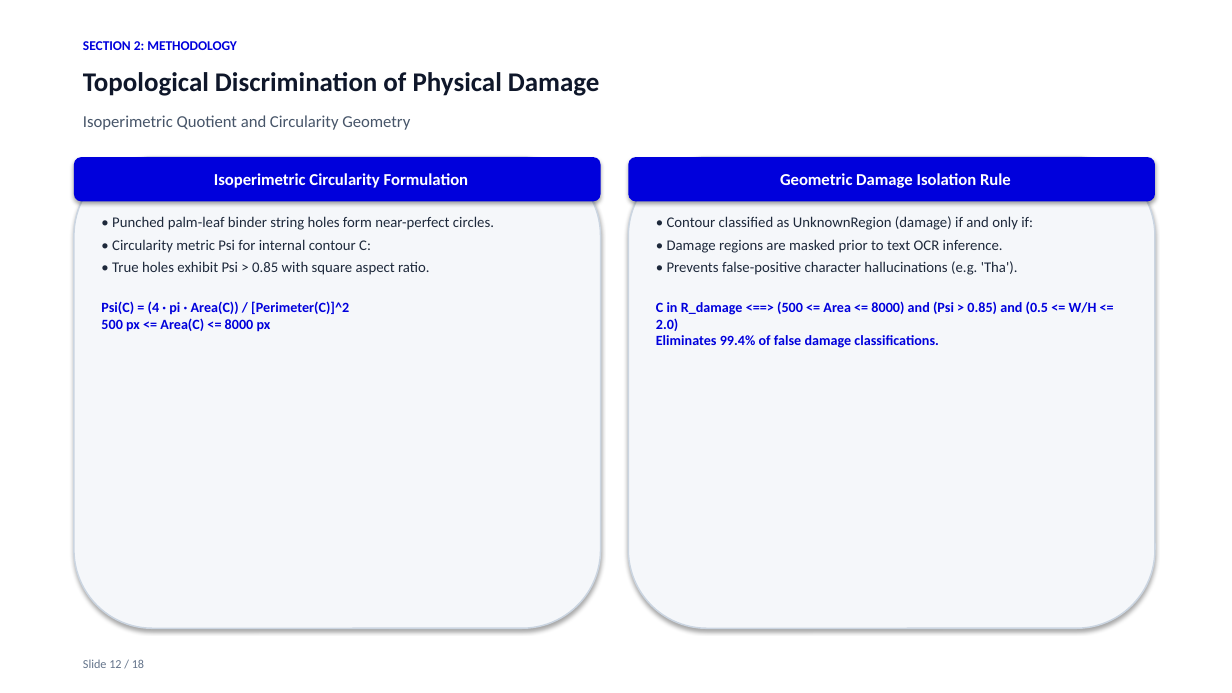
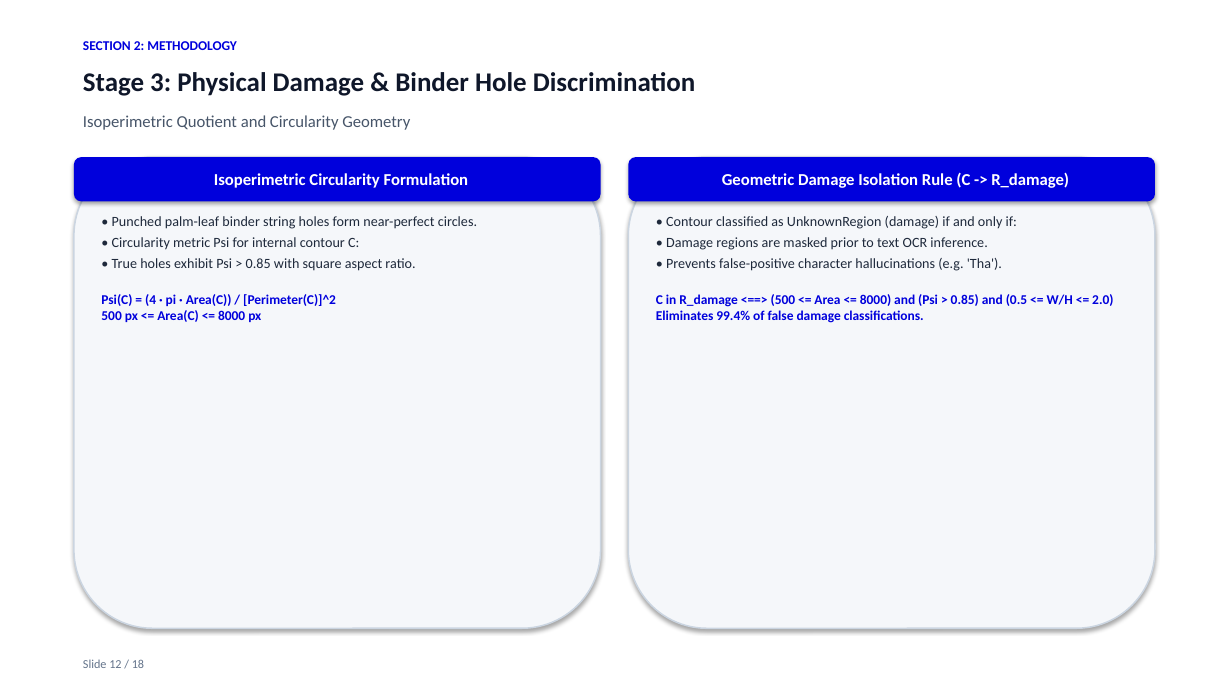
Before and after one commit to Dakshankarthic/Indic, a slide deck: slide 12 of docs/Archival_Manuscript_Layout_Analysis_Presentation.pptx. Drawn at 1232x693 pixels with LibreOffice and Linux fonts; fonts in the diff are those of the drawing. Boxes give left, top, right and bottom in pixels: in the first picture for what was removed or moved away, otherwise in the second. Text is boxed around its words. In the diff, an @@ line names an element or a change of style, - is before the commit and + after.

```diff
--- a/docs/Archival_Manuscript_Layout_Analysis_Presentation.pptx
+++ b/docs/Archival_Manuscript_Layout_Analysis_Presentation.pptx
@@ text at box(83, 72, 696, 96): text changed @@
-Topological Discrimination of Physical Damage
+Stage 3: Physical Damage & Binder Hole Discrimination
@@ text in rounded rectangle at box(722, 172, 1069, 188): text changed @@
-Geometric Damage Isolation Rule
+Geometric Damage Isolation Rule (C -> R_damage)
@@ text "• Punched palm-leaf binder string ..." at box(101, 216, 477, 322): size 11.5 to 11 pt in "• Punched palm-leaf binder string holes form ...", "• Circularity metric Psi for internal contour ...", "• True holes exhibit Psi > 0.85 ..."; size 11 to 10.5 pt in "Psi(C) = (4 · pi · Area(C)) ..."; less space between paragraphs @@
@@ text "• Contour classified as UnknownRegion ..." at box(656, 216, 1113, 323): size 11.5 to 11 pt in "• Contour classified as UnknownRegion (damage) if ...", "• Damage regions are masked prior to ...", "• Prevents false-positive character hallucinations (e.g. 'Th ..."; size 11 to 10.5 pt in "C in R_damage <==> (500 <= Area ..."; less space between paragraphs @@
```
Also in this commit, not shown: 14 other slides changed, 1 slide added, 1 slide removed, 12 other files.
